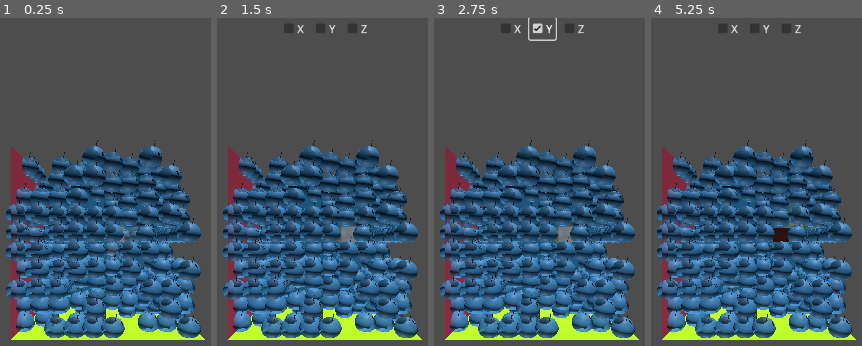
Above: before the commit, frames 1-4 (left to right).
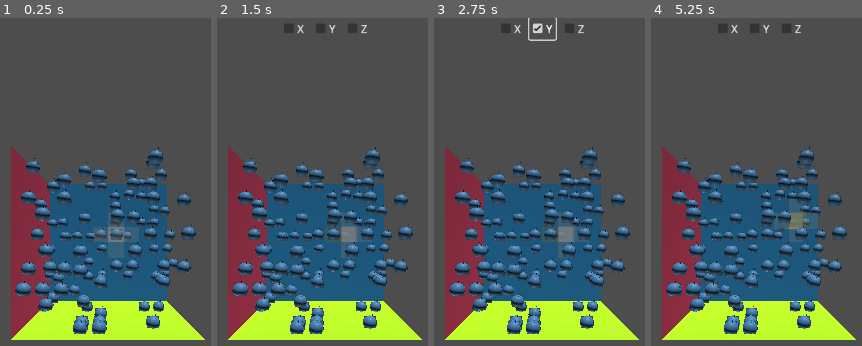
Above: after the commit, the same moments.

Repository: feargrinn/magisterka
Game: Godot game, scene res://game/map/level.tscn
Two runs of this game, one before a commit and one after it. Both use one fixed random seed, a clock stepped at 60 frames per second and the inputs below.
Inputs (mouse positions are in pixels of both pictures, inside the frame that each line leads up to):
- Up to frame 1 (0.25 s): no input
- Up to frame 2 (1.5 s): tap Enter at 0.5 s; move the mouse to (outside the picture) at 0.52 s; hold D (right) 0.53-1.28 s; tap W (front) at 0.6 s; click (outside the picture) at 0.67 s; tap Space (set_box) at 1.25, 1.35 s; move the mouse to (outside the picture) at 1.27 s; hold S (back) from 1.28 s (still down)
- Up to frame 3 (2.75 s): release S (back) at 2 s; click "Y" at 2 s
- Up to frame 4 (5.25 s): click "Z" at 2.75 s; click "X" at 3.5 s; tap Enter at 4.25 s; move the mouse to (838, 142) at 4.27 s; hold D (right) 4.28-5.03 s; tap W (front) at 4.35 s; tap Space (set_box) at 5, 5.1 s; move the mouse to (718, 332) at 5.02 s; hold E (up) from 5.03 s (still down); click (718, 332) at 5.17 s

The runs differ from the first frame. In frame 1, 34% of the frame differs, in the area x 2-96%, y 37-98%; in frame 2, 34%; in frame 3, 34%; in frame 4, 34%.

Commit message:
Beginning of box visuals

Diff:
--- a/game/creature/box/Box.gd
+++ b/game/creature/box/Box.gd
@@ -9,6 +9,26 @@
 	var box : Box = box_scene.instantiate()
 	box.cell_position = box_position
 	box.dimensions = box_dimensions
+
+	var array_mesh_z = box.get_child(2)
+	var vertices = PackedVector3Array()
+	vertices.push_back(Vector3(-0.2, 0.5, 0.5))
+	vertices.push_back(Vector3(0.2, 0.5, 0.5))
+	vertices.push_back(Vector3(0.2, 0.2, 0.5))
+
+	vertices.push_back(Vector3(-0.2, 0.5, 0.5))
+	vertices.push_back(Vector3(0.2, 0.2, 0.5))
+	vertices.push_back(Vector3(-0.2, 0.2, 0.5))
+
+	# Initialize the ArrayMesh.
+	#var arr_mesh = ArrayMesh.new()
+	var arrays = []
+	arrays.resize(Mesh.ARRAY_MAX)
+	arrays[Mesh.ARRAY_VERTEX] = vertices
+
+	# Create the Mesh.
+	array_mesh_z.mesh.add_surface_from_arrays(Mesh.PRIMITIVE_TRIANGLES, arrays)
+
 	return box
 
 func has_dimension(dimension : Vector3i) -> bool:
--- a/game/creature/box/box.tscn
+++ b/game/creature/box/box.tscn
@@ -1,20 +1,30 @@
-[gd_scene load_steps=5 format=3 uid="uid://bwj18x12rtehc"]
+[gd_scene load_steps=6 format=3 uid="uid://bwj18x12rtehc"]
 
 [ext_resource type="Script" uid="uid://brmupjvmr3kq4" path="res://game/creature/box/Box.gd" id="1_g2tbl"]
 
-[sub_resource type="StandardMaterial3D" id="StandardMaterial3D_oyhfb"]
-albedo_color = Color(0.349467, 0.135903, 0, 1)
+[sub_resource type="StandardMaterial3D" id="StandardMaterial3D_j0fbk"]
+albedo_color = Color(0.282353, 0.0941176, 0, 1)
 
 [sub_resource type="BoxMesh" id="BoxMesh_g2tbl"]
-material = SubResource("StandardMaterial3D_oyhfb")
+lightmap_size_hint = Vector2i(14, 21)
+material = SubResource("StandardMaterial3D_j0fbk")
+subdivide_width = 2
+subdivide_height = 2
+subdivide_depth = 2
 
 [sub_resource type="BoxShape3D" id="BoxShape3D_oq5cr"]
 
-[node name="Node3D" type="Area3D"]
+[sub_resource type="ArrayMesh" id="ArrayMesh_cra4t"]
+
+[node name="Box" type="Area3D"]
 script = ExtResource("1_g2tbl")
 
 [node name="MeshInstance3D" type="MeshInstance3D" parent="."]
+visible = false
 mesh = SubResource("BoxMesh_g2tbl")
 
 [node name="CollisionShape3D" type="CollisionShape3D" parent="."]
 shape = SubResource("BoxShape3D_oq5cr")
+
+[node name="ArrayMeshZ" type="MeshInstance3D" parent="."]
+mesh = SubResource("ArrayMesh_cra4t")
--- a/game/creature/creature.tscn
+++ b/game/creature/creature.tscn
@@ -1,7 +1,9 @@
-[gd_scene load_steps=4 format=3 uid="uid://cfb4cc3a703sv"]
+[gd_scene load_steps=5 format=3 uid="uid://cfb4cc3a703sv"]
 
 [ext_resource type="Script" uid="uid://8g6qufnklx3" path="res://game/creature/Creature.gd" id="1_jbw1m"]
 [ext_resource type="PackedScene" uid="uid://q7irtcvfolfu" path="res://game/creature/creature.glb" id="2_jbw1m"]
+
+[sub_resource type="QuadMesh" id="QuadMesh_0101k"]
 
 [sub_resource type="BoxShape3D" id="BoxShape3D_iobyy"]
 
@@ -9,9 +11,9 @@
 script = ExtResource("1_jbw1m")
 
 [node name="creature_mesh" type="MeshInstance3D" parent="."]
+mesh = SubResource("QuadMesh_0101k")
 
 [node name="creature" parent="creature_mesh" instance=ExtResource("2_jbw1m")]
-transform = Transform3D(1, 0, 0, 0, 1, 0, 0, 0, 1, -0.266448, 0, 0.0484795)
 
 [node name="CollisionShape3D" type="CollisionShape3D" parent="."]
 transform = Transform3D(0.1, 0, 0, 0, 0.1, 0, 0, 0, 0.1, 0, 0, 0)
--- a/game/map/map.gd
+++ b/game/map/map.gd
@@ -33,7 +33,7 @@
 		add_child(BoxSetter.new_boxsetter(cursor.cell_position), true)
 
 func _set_creature_at(cell_position : Vector3i, creature : Creature) -> void:
-	creature.scale *= CELL_SCALE
+	creature.scale *= CELL_SCALE * 2./3
 	creatures[cell_position] = creature
 	creature.position = map_to_local(cell_position)
 	creature.cell_position = cell_position
--- a/game/map/map_builder.gd
+++ b/game/map/map_builder.gd
@@ -2,7 +2,7 @@
 
 const MAP_SIZE : Vector3i = Vector3i.ONE * 10
 
-const CREATURE_DENSITY : float = 0.3
+const CREATURE_DENSITY : float = 0.1
 
 func get_creature_amount() -> int:
 	var possible_amount : int = MAP_SIZE.x * MAP_SIZE.y * MAP_SIZE.z
